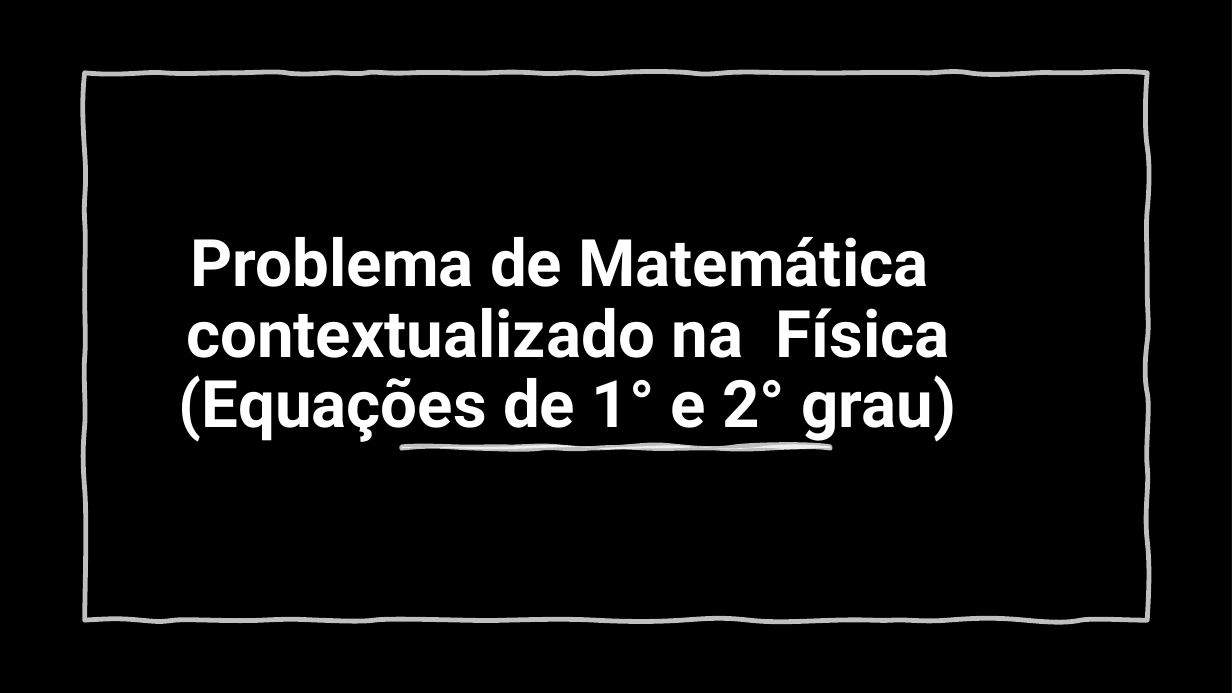
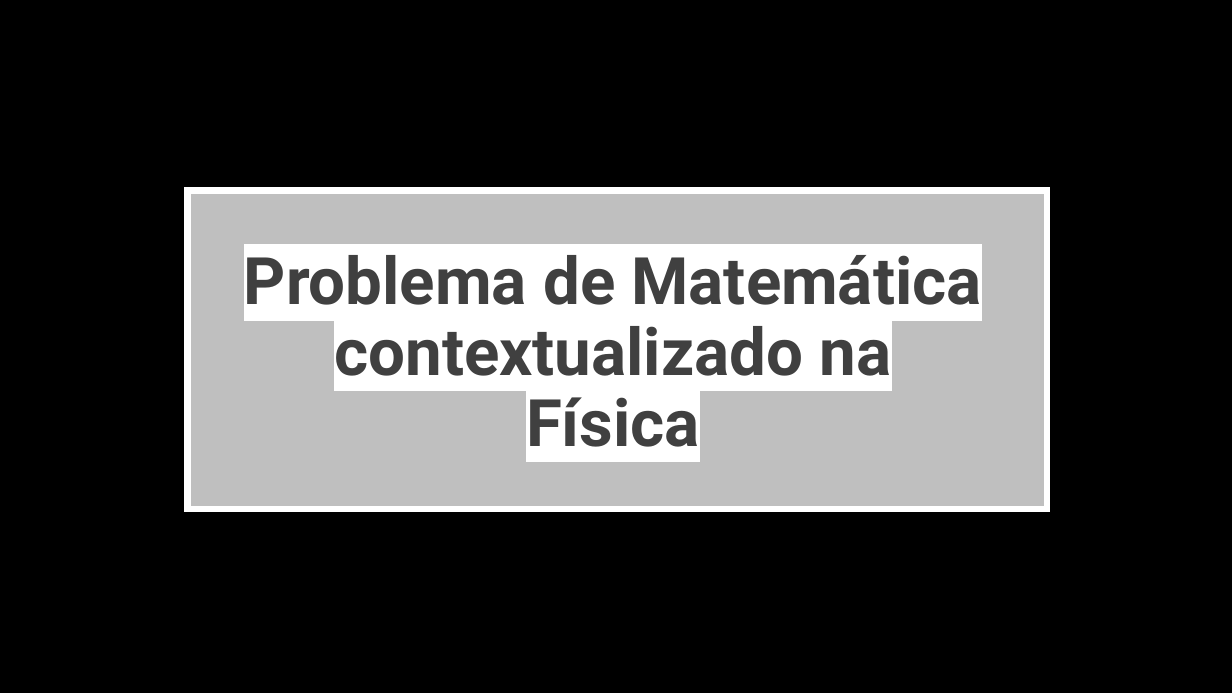
Before and after one commit to Rafael-Silva-Natal/IFRN_apresentacoes, a slide deck: slide 3 of Downloads/Matematica Fundamental.pptx. Drawn at 1232x693 pixels with LibreOffice and Linux fonts; fonts in the diff are those of the drawing; background and template pictures are left out; a plain dark background stands for a picture behind light text. Boxes give left, top, right and bottom in pixels: in the first picture for what was removed or moved away, otherwise in the second. Text is boxed around its words. In the diff, an @@ line names an element or a change of style, - is before the commit and + after.

```diff
--- a/Downloads/Matematica Fundamental.pptx
+++ b/Downloads/Matematica Fundamental.pptx
@@ freeform shape removed at box(85, 73, 1148, 620) @@
@@ rectangle: place and size @@
-rectangle at box(0, 0, 1232, 693)
+rectangle at box(188, 190, 1047, 509)
@@ rectangle at box(188, 190, 1047, 509): fill #000000 to #FFFFFF at 75% opacity; outline none to #FFFFFF 5 pt @@
@@ title "Problema de Matemática contextualizado na ..." at box(244, 255, 982, 447): vertical alignment bottom to middle @@
@@ title at box(244, 255, 982, 447): text changed; text colour #FFFFFF to #404040 @@
-Problema de Matemática
-contextualizado na Física
-(Equações de 1° e 2° grau)
+Problema de Matemática contextualizado na Física
@@ freeform shape removed at box(402, 446, 831, 448) @@
```
Also in this commit, not shown: 4 other slides changed, 3 slides added, 14 slides removed, 2 other files.
